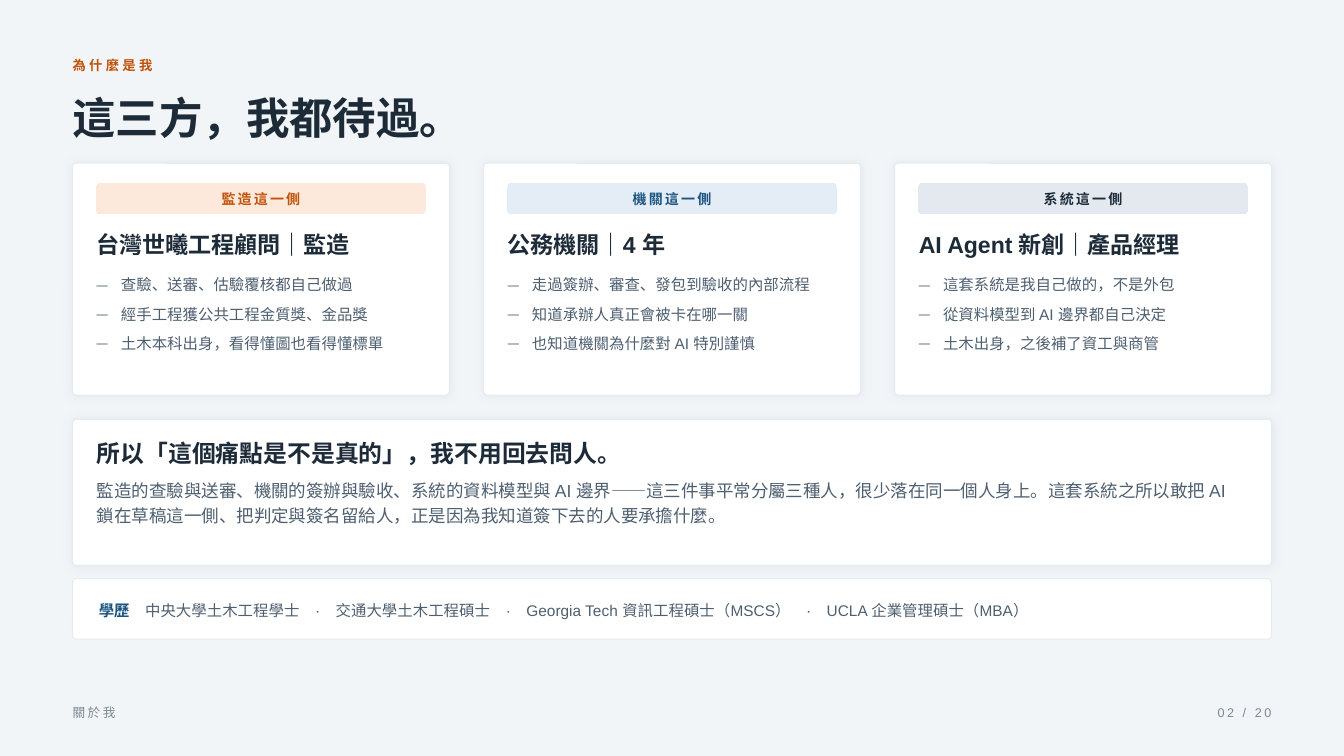
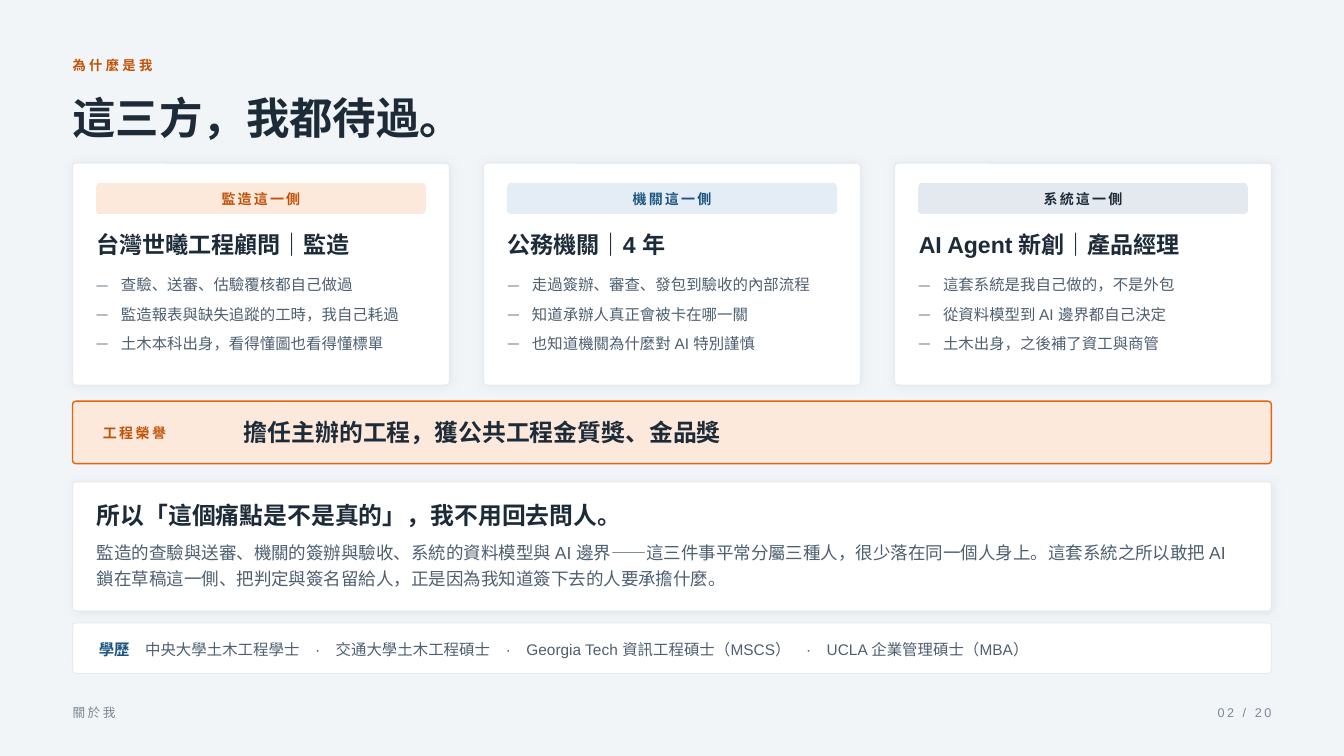
Before and after one commit to ryanxxhuang/PMIS, a slide deck: slide 2 of docs/pitch/PMIS-ai-合作簡報-事務所顧問公司-2026-08-19.pptx. Drawn at 1344x756 pixels with LibreOffice and Linux fonts; fonts in the diff are those of the drawing. Boxes give left, top, right and bottom in pixels: in the first picture for what was removed or moved away, otherwise in the second. Text is boxed around its words. In the diff, an @@ line names an element or a change of style, - is before the commit and + after.

```diff
--- a/docs/pitch/PMIS-ai-合作簡報-事務所顧問公司-2026-08-19.pptx
+++ b/docs/pitch/PMIS-ai-合作簡報-事務所顧問公司-2026-08-19.pptx
@@ rounded rectangle: place and size @@
-rounded rectangle at (73, 163, 450, 395)
+rounded rectangle at (73, 163, 450, 385)
@@ rounded rectangle: place and size @@
-rounded rectangle at (484, 163, 861, 395)
+rounded rectangle at (484, 163, 861, 385)
@@ proportions changed in 3 elements at (73, 163, 450, 385), (484, 163, 861, 385), (895, 163, 1272, 385) @@
@@ rounded rectangle: place and size @@
-rounded rectangle at (895, 163, 1272, 395)
+rounded rectangle at (895, 163, 1272, 385)
@@ text at (121, 307, 399, 322): text changed @@
-經手工程獲公共工程金質獎、金品獎
+監造報表與缺失追蹤的工時，我自己耗過
@@ rounded rectangle: place and size @@
-rounded rectangle at (73, 419, 1271, 566)
+rounded rectangle at (73, 401, 1271, 464)
@@ rounded rectangle at (73, 401, 1271, 464): fill #FFFFFF to #FCE9DC; outline #E6EBF0 0.75 pt to #E8630C 1 pt; shadow off; proportions changed @@
@@ text added at (103, 426, 166, 440), 10 pt, text #C05209, bold @@
+工程榮譽
@@ text added at (244, 420, 721, 444), 17 pt, text #1D2B39, bold @@
+擔任主辦的工程，獲公共工程金質獎、金品獎
@@ rounded rectangle: place and size @@
-rounded rectangle at (73, 579, 1271, 639)
+rounded rectangle at (73, 482, 1271, 611)
@@ rounded rectangle at (73, 482, 1271, 611): shadow on; proportions changed @@
@@ text "所以「這個痛點是不是真的」，我不用回去問人。": place and size @@
-text "所以「這個痛點是不是真的」，我不用回去問人。" at (97, 441, 621, 465)
+text "所以「這個痛點是不是真的」，我不用回去問人。" at (97, 503, 621, 527)
@@ text "監造的查驗與送審、機關的簽辦與驗收、系統的資料模型與 AI 邊界——這三件事平常分屬三種人，很少落在同一個人身上。這套系 ...": place and size @@
-text "監造的查驗與送審、機關的簽辦與驗收、系統的資料模型與 AI 邊界——這三件事平常分屬三種人，很少落在同一個人身上。這套系 ..." at (97, 482, 1225, 524)
+text "監造的查驗與送審、機關的簽辦與驗收、系統的資料模型與 AI 邊界——這三件事平常分屬三種人，很少落在同一個人身上。這套系 ..." at (97, 544, 1225, 587)
@@ rounded rectangle added at (73, 623, 1271, 674), fill #FFFFFF, outline #E6EBF0 0.75 pt @@
@@ text "學歷 中央大學土木工程學士 · 交通大學土木工程碩士 · ...": place and size @@
-text "學歷 中央大學土木工程學士 · 交通大學土木工程碩士 · ..." at (99, 601, 1028, 621)
+text "學歷 中央大學土木工程學士 · 交通大學土木工程碩士 · ..." at (99, 640, 1028, 660)
```
Also in this commit, not shown: 2 other files.
